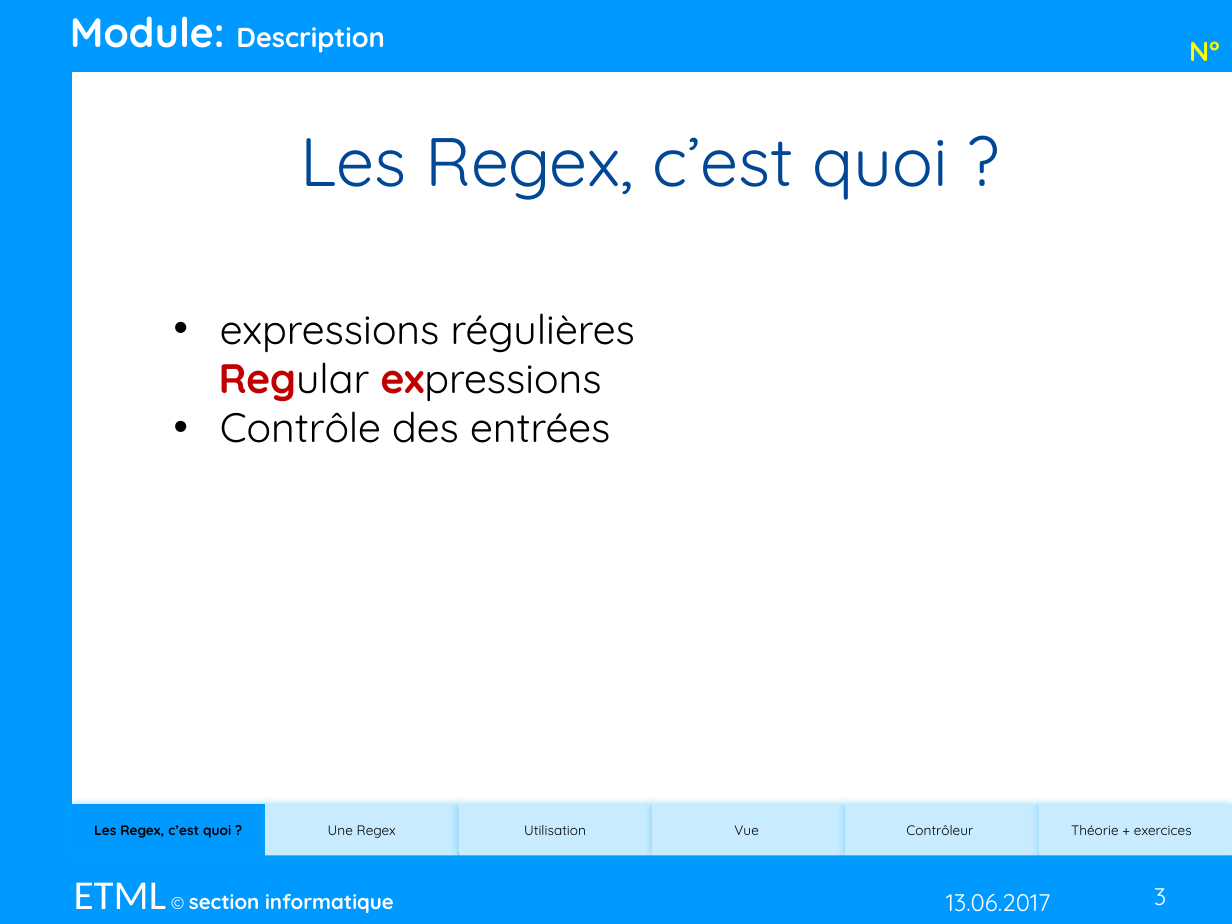
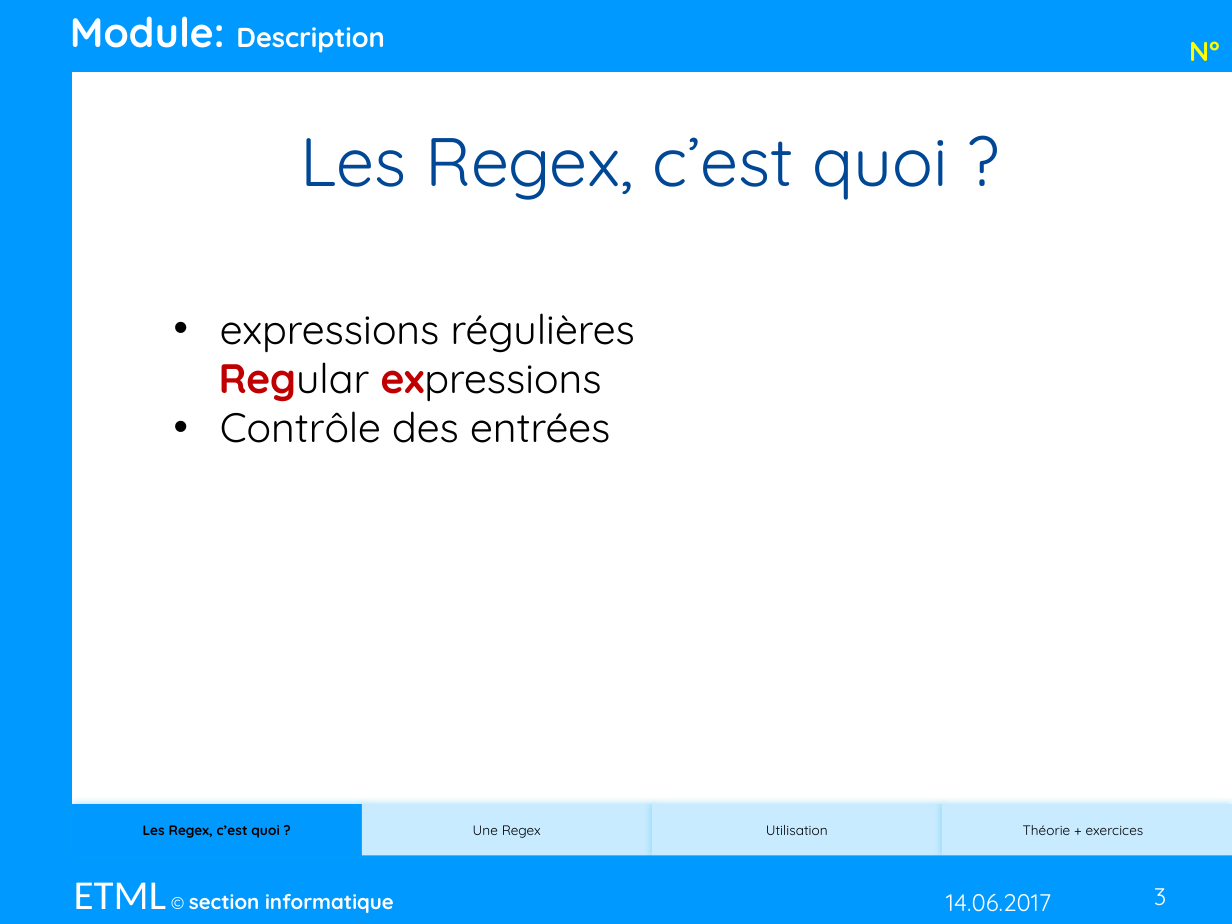
Before and after one commit to mayorjo/Demomot, a slide deck: slide 3 of REGEX/Regex.pptm. Drawn at 1232x924 pixels with LibreOffice and Linux fonts; fonts in the diff are those of the drawing. Boxes give left, top, right and bottom in pixels: in the first picture for what was removed or moved away, otherwise in the second. Text is boxed around its words. In the diff, an @@ line names an element or a change of style, - is before the commit and + after.

Commit message:
Commit - modification du 14.06.2017
JDT
Regex
etc.

```diff
--- a/REGEX/Regex.pptm
+++ b/REGEX/Regex.pptm
@@ rectangle "Les Regex, c’est quoi ?" resized from (x1=71, y1=804, x2=265, y2=856) to (x1=71, y1=804, x2=361, y2=856) @@
@@ rectangle "Une Regex" resized from (x1=265, y1=804, x2=458, y2=856) to (x1=362, y1=804, x2=652, y2=856) @@
@@ rectangle "Utilisation" resized from (x1=458, y1=804, x2=652, y2=856) to (x1=652, y1=804, x2=941, y2=856) @@
@@ rectangle removed at (x1=652, y1=804, x2=845, y2=856) @@
-Vue
@@ rectangle removed at (x1=845, y1=804, x2=1039, y2=856) @@
-Contrôleur
@@ rectangle "Théorie + exercices" resized from (x1=1039, y1=804, x2=1232, y2=856) to (x1=942, y1=804, x2=1232, y2=856) @@
@@ text at (x1=946, y1=893, x2=1051, y2=912): text changed @@
-13.06.2017
+14.06.2017
```
Also in this commit, not shown: 5 other slides changed, 1 slide removed, 15 other files.
